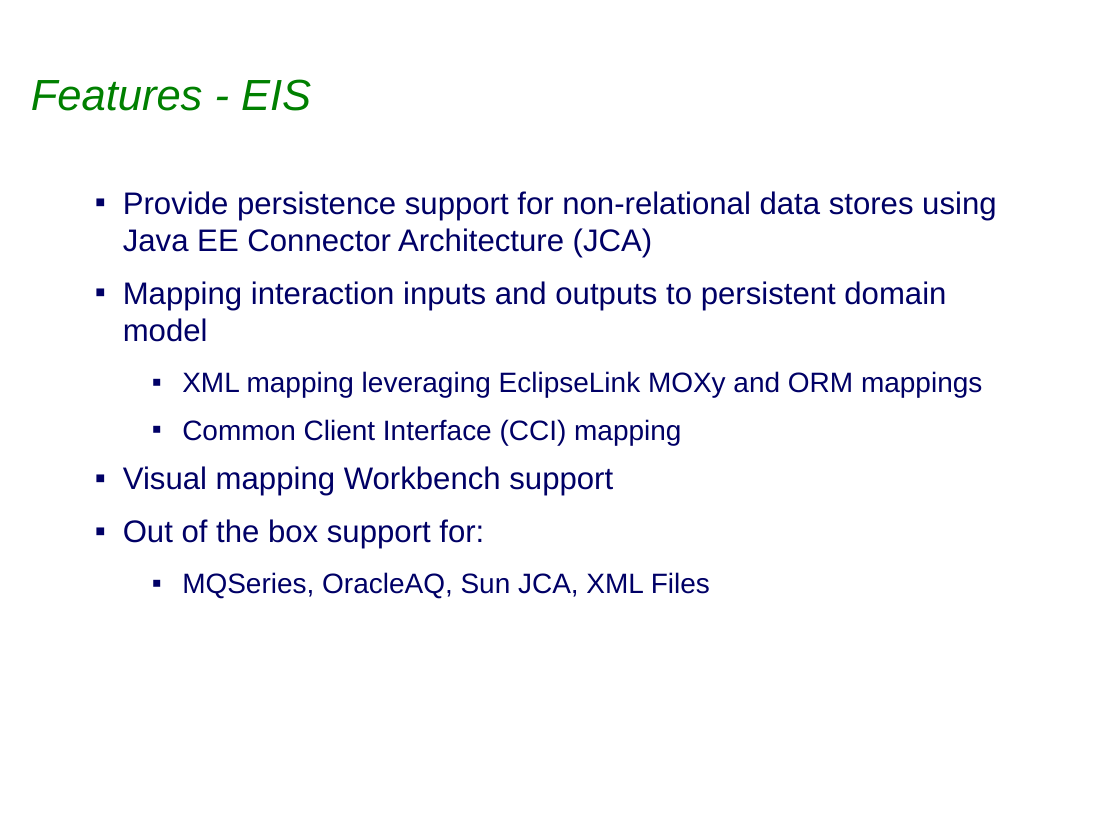
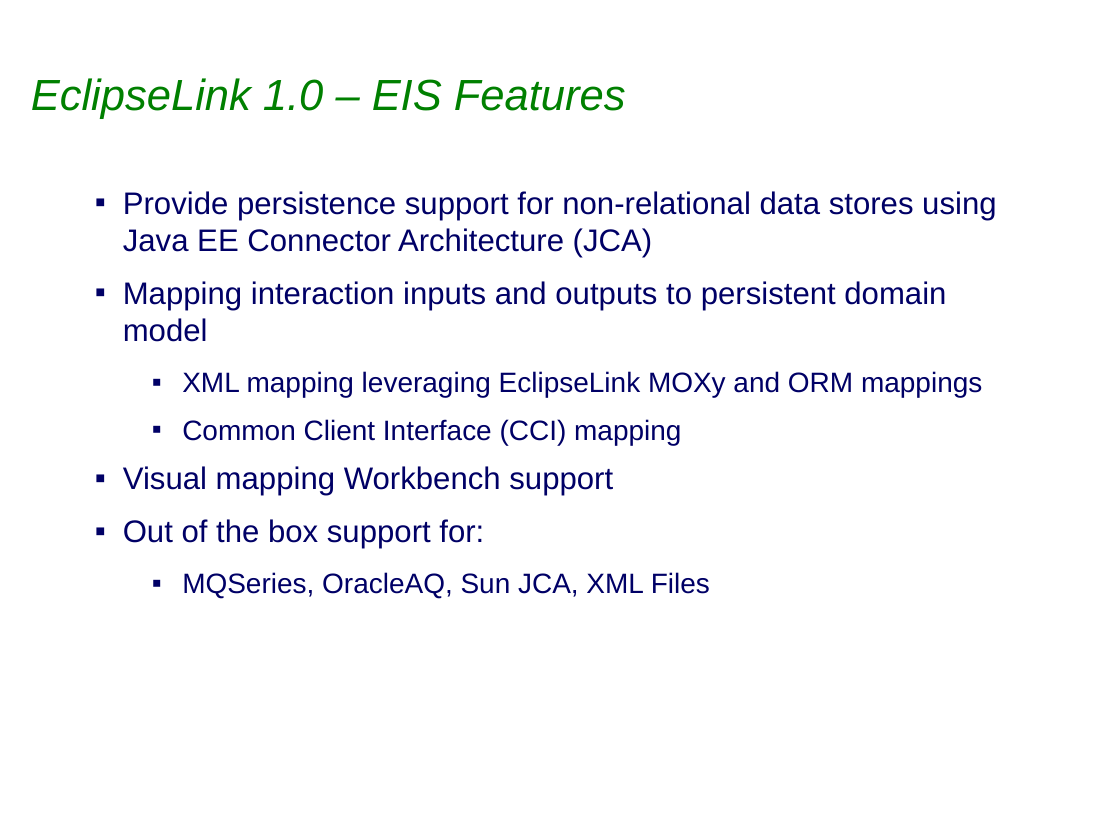
Before and after one commit to eclipse-ee4j/eclipselink, a slide deck: slide 14 of project-admin/Graduation_Release_Review.ppt (slide 15 before the commit). Drawn at 1120x840 pixels with LibreOffice and Linux fonts; fonts in the diff are those of the drawing; background and template pictures are left out. Boxes give left, top, right and bottom in pixels: in the first picture for what was removed or moved away, otherwise in the second. Text is boxed around its words. In the diff, an @@ line names an element or a change of style, - is before the commit and + after.

```diff
--- a/project-admin/Graduation_Release_Review.ppt
+++ b/project-admin/Graduation_Release_Review.ppt
@@ title at (31, 78, 626, 119): text changed @@
-Features - EIS
+EclipseLink 1.0 – EIS Features
```
Also in this commit, not shown: 4 other slides changed, 1 slide removed, 1 other file.
